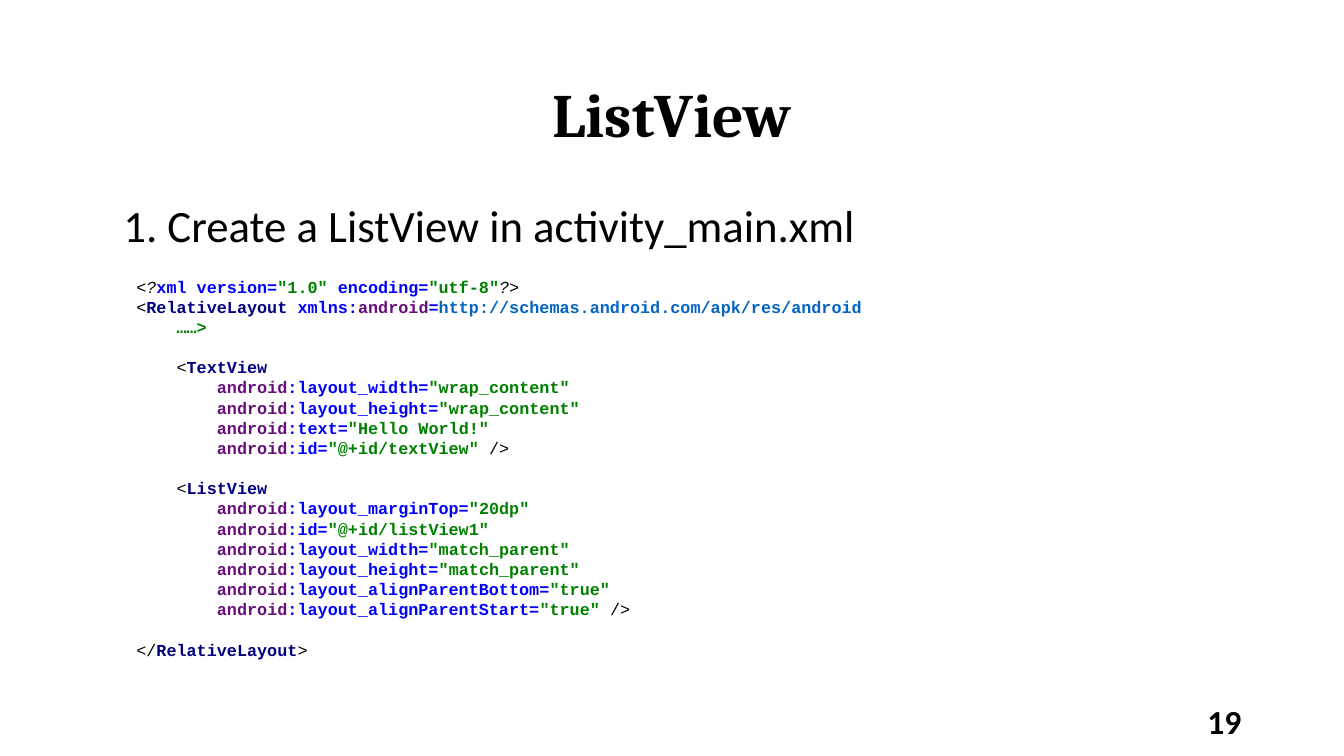
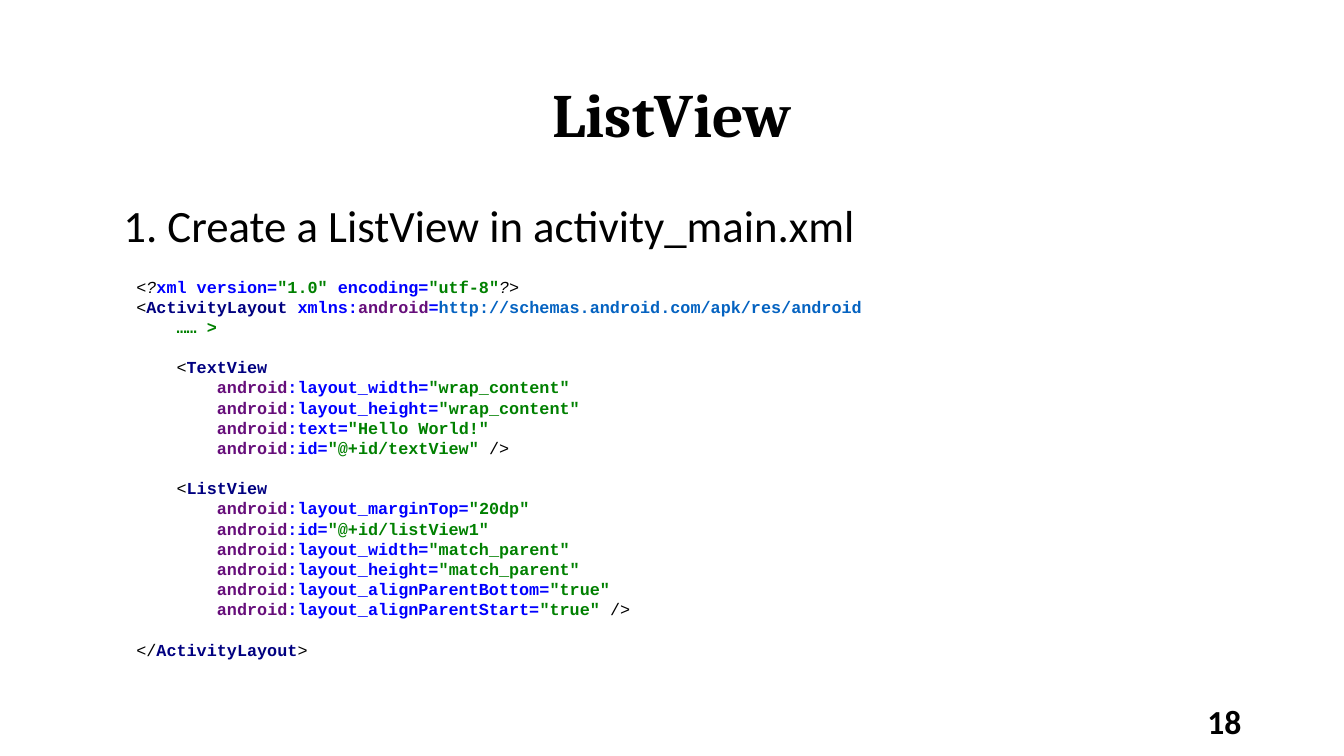
Before and after one commit to varanee/Course, a slide deck: slide 18 of Mobile_App_Dev/Week7/Lec7.odp (slide 19 before the commit). Drawn at 1344x756 pixels with LibreOffice and Linux fonts; fonts in the diff are those of the drawing. Boxes give left, top, right and bottom in pixels: in the first picture for what was removed or moved away, otherwise in the second. Text is boxed around its words. In the diff, an @@ line names an element or a change of style, - is before the commit and + after.

```diff
--- a/Mobile_App_Dev/Week7/Lec7.odp
+++ b/Mobile_App_Dev/Week7/Lec7.odp
@@ text at <box>136,280,862,660</box>: text changed @@
-<?xml version="1.0" encoding="utf-8"?>
-<RelativeLayout xmlns:android=http://schemas.android.com/apk/res/android
-……>
-<TextView
-android:layout_width="wrap_content"
-android:layout_height="wrap_content"
-android:text="Hello World!"
-android:id="@+id/textView" />
-<ListView
-android:layout_marginTop="20dp"
-android:id="@+id/listView1"
-android:layout_width="match_parent"
-android:layout_height="match_parent"
-android:layout_alignParentBottom="true"
-android:layout_alignParentStart="true" />
-</RelativeLayout>
+<?xml version="1.0" encoding="utf-8"?>
+<ActivityLayout xmlns:android=http://schemas.android.com/apk/res/android
+…… >
+<TextView
+android:layout_width="wrap_content"
+android:layout_height="wrap_content"
+android:text="Hello World!"
+android:id="@+id/textView" />
+<ListView
+android:layout_marginTop="20dp"
+android:id="@+id/listView1"
+android:layout_width="match_parent"
+android:layout_height="match_parent"
+android:layout_alignParentBottom="true"
+android:layout_alignParentStart="true" />
+</ActivityLayout>
@@ page number at <box>1207,710,1241,735</box>: text changed @@
-19
+18
```
Also in this commit, not shown: 11 other slides changed, 1 slide added, 1 slide removed, 4 other files.
